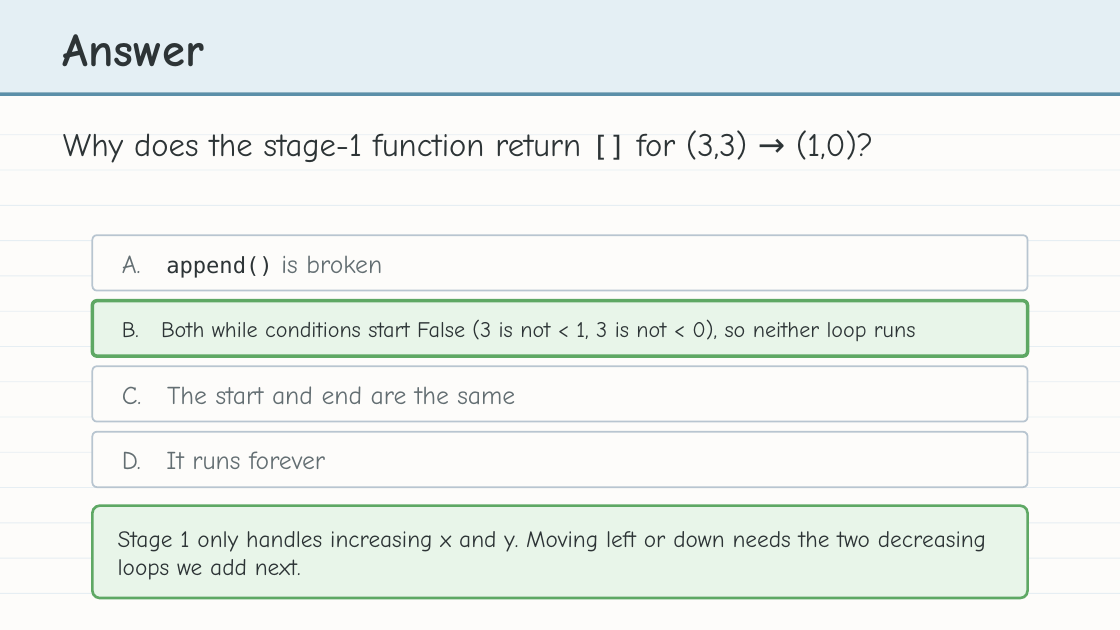
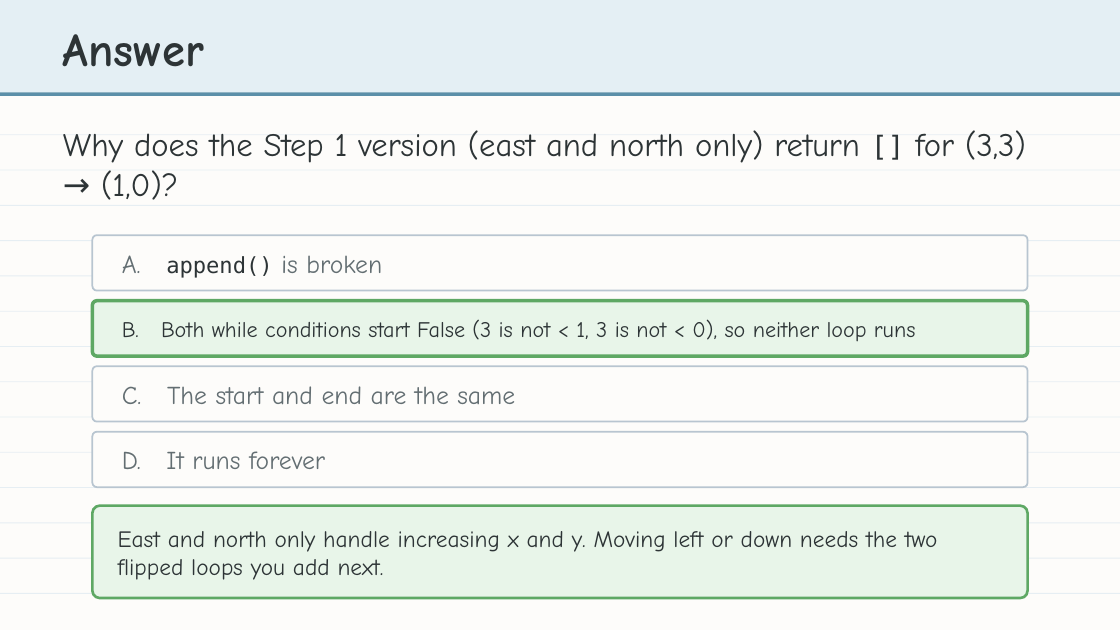
Before and after one commit to bradamiller/LearningPython, a slide deck: slide 20 of static/slides/module-04-manhattan/module-4-lesson-04-the-manhattan-algorithm.pptx. Drawn at 1120x630 pixels with LibreOffice and Linux fonts; fonts in the diff are those of the drawing. Boxes give left, top, right and bottom in pixels: in the first picture for what was removed or moved away, otherwise in the second. Text is boxed around its words. In the diff, an @@ line names an element or a change of style, - is before the commit and + after.

```diff
--- a/static/slides/module-04-manhattan/module-4-lesson-04-the-manhattan-algorithm.pptx
+++ b/static/slides/module-04-manhattan/module-4-lesson-04-the-manhattan-algorithm.pptx
@@ text at <box>63,130,1026,200</box>: text changed @@
-Why does the stage-1 function return [] for (3,3) → (1,0)?
+Why does the Step 1 version (east and north only) return [] for (3,3) → (1,0)?
@@ text at <box>118,531,938,580</box>: text changed @@
-Stage 1 only handles increasing x and y. Moving left or down needs the two decreasing loops we add next.
+East and north only handle increasing x and y. Moving left or down needs the two flipped loops you add next.
```
Also in this commit, not shown: 9 other slides changed, 2 slides added, 2 slides removed, 47 other files.
